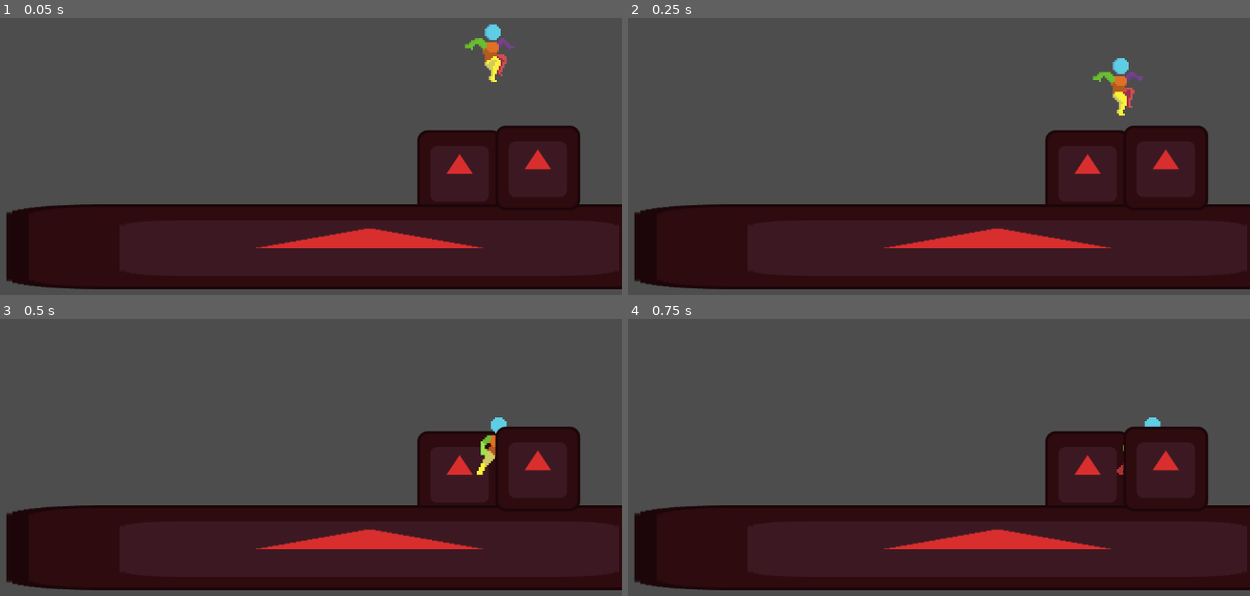
Above: before the commit, frames 1-4 (two rows, left to right).
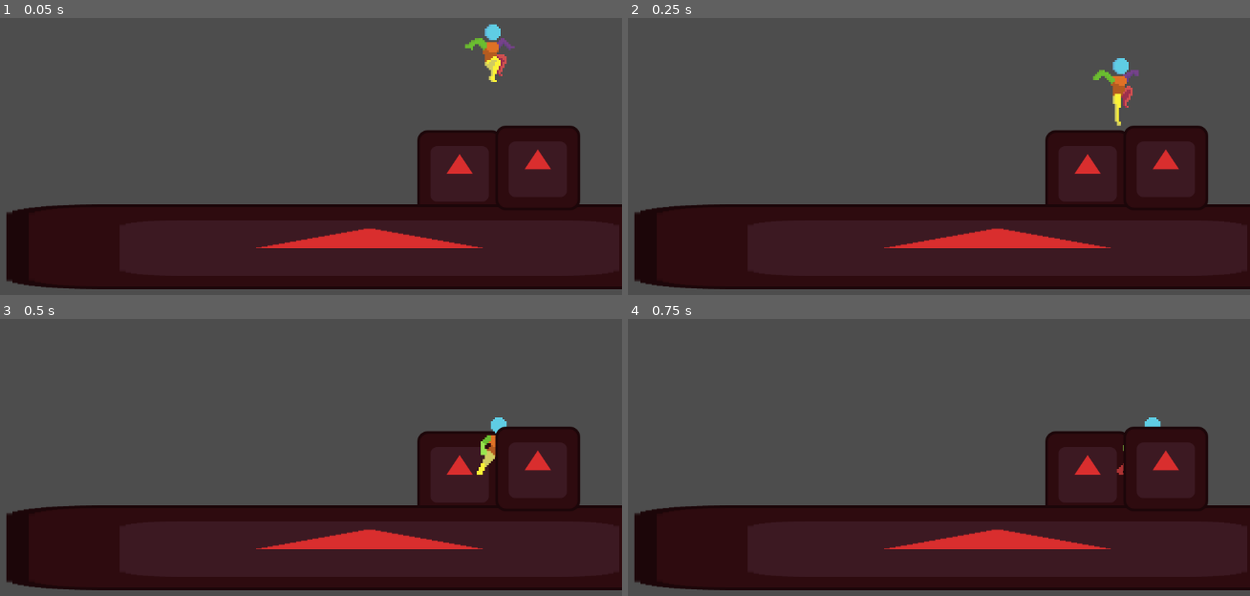
Above: after the commit, the same moments.

Repository: TatusFilipek/GodotTryEndError
Game: Godot game, scene res://scenes/main.tscn
Two runs of this game, one before a commit and one after it. Both use one fixed random seed, a clock stepped at 60 frames per second and the inputs below. The engine's default icon, where the game draws it, is replaced by a stand-in: a white triangle on a blue panel in a dark square.
Inputs:
- Up to frame 1 (0.05 s): no input
- Up to frame 2 (0.25 s): no input
- Up to frame 3 (0.5 s): no input
- Up to frame 4 (0.75 s): hold D (moveRight) from 0.53 s (still down); hold Ctrl (sprint) from 0.53 s (still down)

Frame 1 is identical in both runs. In frame 2, 0.3% of the frame differs, in the area x 75-83%, y 18-39%; in frame 3, nothing differs; in frame 4, nothing differs.

Commit message:
wszystko jest git z animacjami tylko nie pozbylem sie crouchowania

Diff:
--- a/scenes/player.tscn
+++ b/scenes/player.tscn
@@ -175,7 +175,7 @@
 "texture": SubResource("AtlasTexture_42b1b")
 }],
 "loop": true,
-"name": &"IdleNew",
+"name": &"Idle",
 "speed": 6.0
 }, {
 "frames": [{
@@ -198,7 +198,7 @@
 "texture": SubResource("AtlasTexture_tk41t")
 }],
 "loop": true,
-"name": &"InAirNew",
+"name": &"InAir",
 "speed": 6.0
 }, {
 "frames": [{
@@ -227,7 +227,7 @@
 "texture": SubResource("AtlasTexture_qsb7e")
 }],
 "loop": true,
-"name": &"RunNew",
+"name": &"Run",
 "speed": 12.0
 }, {
 "frames": [{
@@ -256,7 +256,7 @@
 "texture": SubResource("AtlasTexture_p21yu")
 }],
 "loop": true,
-"name": &"WalkNew",
+"name": &"Walk",
 "speed": 6.0
 }]
 
@@ -301,9 +301,9 @@
 
 [sub_resource type="Animation" id="Animation_jej6c"]
 resource_name = "Idle"
-length = 2.00002
+length = 1.6666834
 loop_mode = 1
-step = 0.2
+step = 0.16666667
 tracks/0/type = "value"
 tracks/0/imported = false
 tracks/0/enabled = true
@@ -311,7 +311,7 @@
 tracks/0/interp = 1
 tracks/0/loop_wrap = true
 tracks/0/keys = {
-"times": PackedFloat32Array(0, 0.2, 0.4, 0.6, 0.8, 1, 1.2, 1.4, 1.6, 1.8000001),
+"times": PackedFloat32Array(0, 0.16666667, 0.33333334, 0.5, 0.6666667, 0.8333333, 1, 1.1666666, 1.3333334, 1.5),
 "transitions": PackedFloat32Array(1, 1, 1, 1, 1, 1, 1, 1, 1, 1),
 "update": 1,
 "values": [0, 1, 2, 3, 4, 5, 6, 7, 8, 9]
@@ -326,7 +326,7 @@
 "times": PackedFloat32Array(0),
 "transitions": PackedFloat32Array(1),
 "update": 1,
-"values": [&"IdleNew"]
+"values": [&"Idle"]
 }
 
 [sub_resource type="Animation" id="Animation_2gdjj"]
@@ -340,7 +340,7 @@
 tracks/0/interp = 1
 tracks/0/loop_wrap = true
 tracks/0/keys = {
-"times": PackedFloat32Array(0, 0.2),
+"times": PackedFloat32Array(0, 0.16666667),
 "transitions": PackedFloat32Array(1, 1),
 "update": 1,
 "values": [4, 5]
@@ -355,13 +355,13 @@
 "times": PackedFloat32Array(0),
 "transitions": PackedFloat32Array(1),
 "update": 1,
-"values": [&"InAirNew"]
+"values": [&"InAir"]
 }
 
 [sub_resource type="Animation" id="Animation_oprun"]
 resource_name = "InAirDownApex"
-length = 0.20002
-step = 0.2
+length = 0.16666667
+step = 0.16666667
 tracks/0/type = "value"
 tracks/0/imported = false
 tracks/0/enabled = true
@@ -372,7 +372,7 @@
 "times": PackedFloat32Array(0),
 "transitions": PackedFloat32Array(1),
 "update": 1,
-"values": [&"InAirNew"]
+"values": [&"InAir"]
 }
 tracks/1/type = "value"
 tracks/1/imported = false
@@ -381,7 +381,7 @@
 tracks/1/interp = 1
 tracks/1/loop_wrap = true
 tracks/1/keys = {
-"times": PackedFloat32Array(0, 0.19999999),
+"times": PackedFloat32Array(0, 0.16666667),
 "transitions": PackedFloat32Array(1, 1),
 "update": 1,
 "values": [3, 4]
@@ -389,7 +389,7 @@
 
 [sub_resource type="Animation" id="Animation_sc3ue"]
 resource_name = "InAirUp"
-length = 0.40002
+length = 0.33333334
 step = 0.16666667
 tracks/0/type = "value"
 tracks/0/imported = false
@@ -398,7 +398,7 @@
 tracks/0/interp = 1
 tracks/0/loop_wrap = true
 tracks/0/keys = {
-"times": PackedFloat32Array(0, 0.2),
+"times": PackedFloat32Array(0, 0.16666667),
 "transitions": PackedFloat32Array(1, 1),
 "update": 1,
 "values": [0, 1]
@@ -413,13 +413,13 @@
 "times": PackedFloat32Array(0),
 "transitions": PackedFloat32Array(1),
 "update": 1,
-"values": [&"InAirNew"]
+"values": [&"InAir"]
 }
 
 [sub_resource type="Animation" id="Animation_a8ls1"]
 resource_name = "InAirUpApex"
-length = 0.20002
-step = 0.2
+length = 0.16666667
+step = 0.16666667
 tracks/0/type = "value"
 tracks/0/imported = false
 tracks/0/enabled = true
@@ -442,7 +442,7 @@
 "times": PackedFloat32Array(0),
 "transitions": PackedFloat32Array(1),
 "update": 1,
-"values": [&"InAirNew"]
+"values": [&"InAir"]
 }
 
 [sub_resource type="Animation" id="Animation_3v2ag"]
@@ -499,7 +499,7 @@
 "times": PackedFloat32Array(0),
 "transitions": PackedFloat32Array(1),
 "update": 1,
-"values": [&"RunNew"]
+"values": [&"Run"]
 }
 
 [sub_resource type="Animation" id="Animation_irpag"]
@@ -517,7 +517,7 @@
 "times": PackedFloat32Array(0),
 "transitions": PackedFloat32Array(1),
 "update": 1,
-"values": [&"WalkNew"]
+"values": [&"Walk"]
 }
 tracks/1/type = "value"
 tracks/1/imported = false
@@ -556,7 +556,6 @@
 scale = Vector2(3, 3)
 sprite_frames = SubResource("SpriteFrames_4r5pv")
 animation = &"Walk"
-autoplay = "Walk"
 
 [node name="AnimationTree" type="AnimationTree" parent="." unique_id=204356462]
 tree_root = SubResource("AnimationNodeStateMachine_fulsm")
